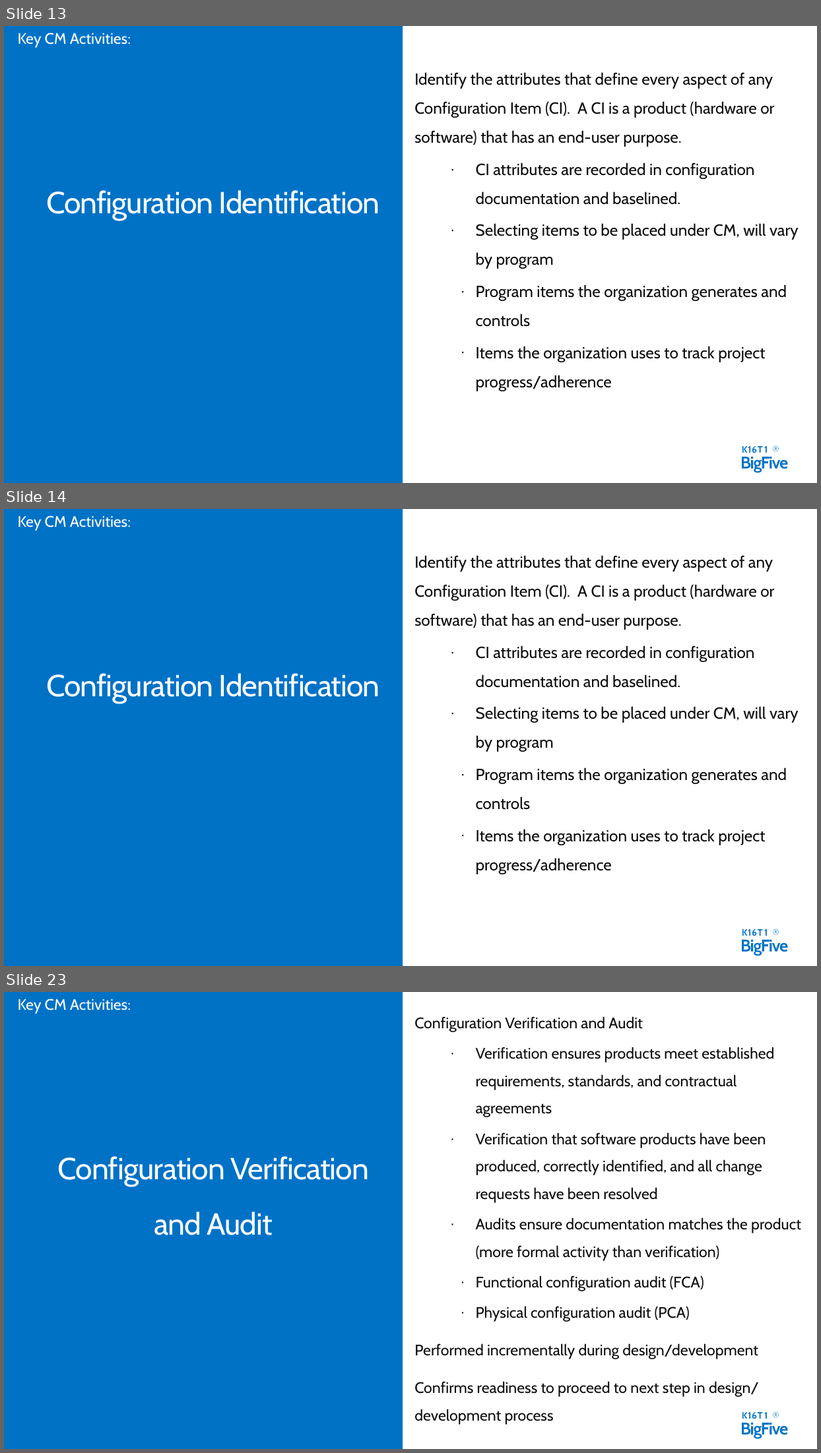
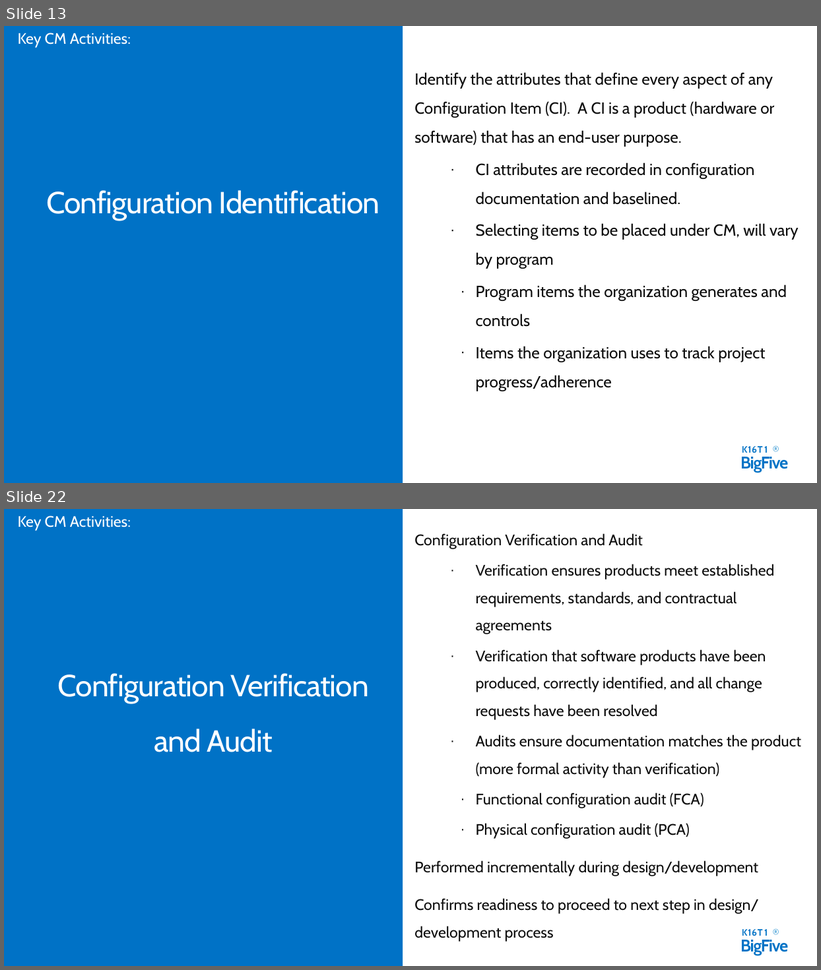
Before and after one commit to daotk/cdkpt, a slide deck: SPQM/Team Assignment/Final/CM_Final_0501.pptx. Shown one above the other, each under a label of ours: slides 13, 14 and 23 before the commit, slides 13 and 22 after it; the slides between them are not shown. The pictures are 821x1453 and 821x970 pixels, drawn with LibreOffice and Linux fonts; fonts in the diff are those of the drawing. Boxes give left, top, right and bottom in pixels: in the first picture for what was removed or moved away, otherwise in the second. Text is boxed around its words. In the diff, an @@ line names an element or a change of style, - is before the commit and + after.

```diff
--- a/SPQM/Team Assignment/Final/CM_Final_0501.pptx
+++ b/SPQM/Team Assignment/Final/CM_Final_0501.pptx
@@ slide 14 removed at box(4, 509, 817, 966), background #FFFFFF; not listed: 4 template elements that a slide beside it also shows @@
@@ text removed at box(18, 516, 131, 531) @@
-Key CM Activities:
@@ text removed at box(415, 555, 799, 875) @@
-Identify the attributes that define every aspect of any Configuration Item (CI). A CI is a product (hardware or software) that has an end-user purpose.
-  · CI attributes are recorded in configuration documentation and baselined.
-  · Selecting items to be placed under CM, will vary by program
-    · Program items the organization generates and controls
-    · Items the organization uses to track project progress/adherence
@@ text removed at box(46, 673, 380, 704) @@
-Configuration Identification
@@ what was slide 23 is now slide 22 @@
```
Also in this commit, not shown: 2 slides changed.
